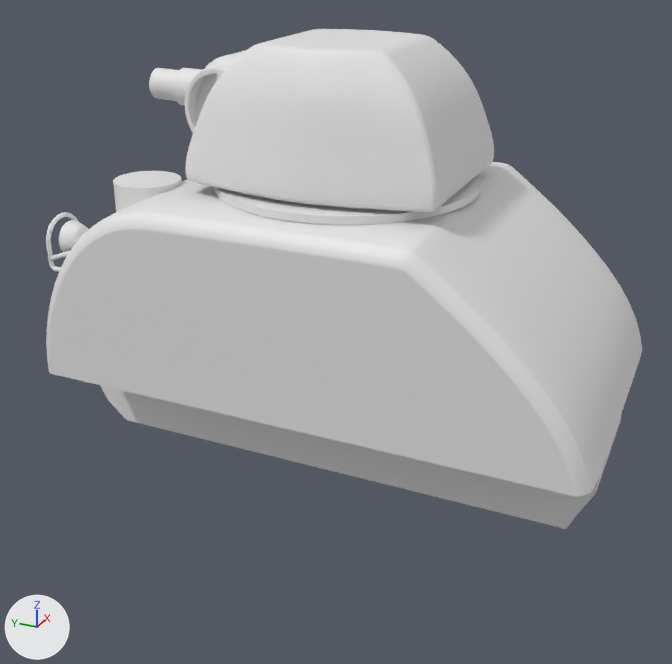
Before and after pictures for a commit that changed the Blender file Tank Toy.blend.
Before and after are seen from a 50 mm camera at (-11.61, -6.03, 5.98) aimed at (-0.9, -1.21, 0.63). Arrows for +X, +Y and +Z are at lower left; the lights stay in place.
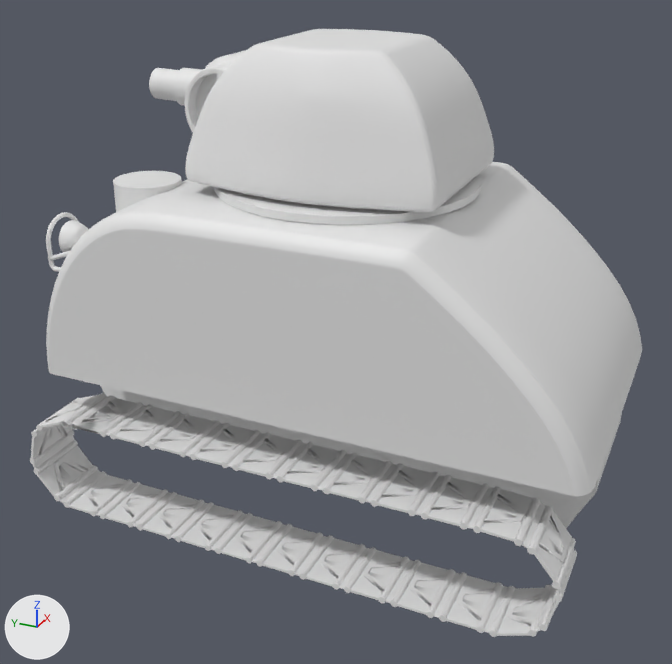
Edits to the bpy script that builds the scene:
```text
Add me_cylinder_006:
    me_cylinder_006.from_pydata(...)  # 658 vertices, 544 faces; spans x -0.475..0.475, y -0.05..0.628, z -0.05..0.05
    me_cylinder_006.polygons.foreach_set('use_smooth', [True] * 544)
Add cu_circle_003:
    cu_circle_003 = bpy.data.curves.new('Circle.003', 'CURVE')
    cu_circle_003.dimensions = '3D'
    _sp = cu_circle_003.splines.new('POLY'); _sp.points.add(31)
    _sp.points.foreach_set('co', [0.0, 5.597, 0.0, 0.0, 0.0, 5.578, -0.195, 0.0, 0.0, 5.521, -0.383, 0.0, 0.0, 5.429, -0.556, 0.0, 0.0, 5.304, -0.707, 0.0, 0.0, 5.153, -0.831, 0.0, 0.0, 4.98, -0.924, 0.0, 0.0, 4.792, -0.981, 0.0, 0.0, -4.597, -1.0, 0.0, 0.0, -4.792, -0.981, 0.0, 0.0, -4.98, -0.924, 0.0, 0.0, -5.153, -0.831, 0.0, 0.0, -5.304, -0.707, 0.0, 0.0, -5.428, -0.556, 0.0, 0.0, -5.521, -0.383, 0.0, 0.0, -5.578, -0.195, 0.0, 0.0, -5.597, 0.0, 0.0, 0.0, -5.578, 0.195, 0.0, 0.0, -5.521, 0.383, 0.0, 0.0, -5.428, 0.556, 0.0, 0.0, -5.304, 0.707, 0.0, 0.0, -5.153, 0.831, 0.0, 0.0, -4.98, 0.924, 0.0, 0.0, -4.792, 0.981, 0.0, 0.0, -4.597, 1.0, 0.0, 0.0, 4.792, 0.981, 0.0, 0.0, 4.98, 0.924, 0.0, 0.0, 5.153, 0.831, 0.0, 0.0, 5.304, 0.707, 0.0, 0.0, 5.429, 0.556, 0.0, 0.0, 5.521, 0.383, 0.0, 0.0, 5.578, 0.195, 0.0])
    _sp.order_v = 0
    _sp.resolution_v = 0
    _sp.use_cyclic_u = True
    _sp.use_endpoint_u = True
    _sp.use_smooth = False
    cu_circle_003.fill_mode = 'FULL'
Add ob_cylinder_006:
    ob_cylinder_006 = bpy.data.objects.new('Cylinder.006', me_cylinder_006)
    ob_cylinder_006.location = (-4.08, -1.08, -0.01)
    ob_cylinder_006.scale = (0.772, 0.772, 0.772)
    _m = ob_cylinder_006.modifiers.new('Array', 'ARRAY')
    _m.count = 27
    _m.fit_length = 17.1
    _m.curve = ob_circle_003
    _m.use_constant_offset = True
    _m.constant_offset_displace = (0.0, 0.0, 0.0)
    _m.relative_offset_displace = (0.0, 1.0, 0.0)
    _m.use_object_offset = True
    _m = ob_cylinder_006.modifiers.new('Bevel', 'BEVEL')
    _m.harden_normals = True
    _m = ob_cylinder_006.modifiers.new('Curve', 'CURVE')
    _m.object = ob_circle_003
    _m.deform_axis = 'NEG_Y'
Add ob_circle_003:
    ob_circle_003 = bpy.data.objects.new('Circle.003', cu_circle_003)
    ob_circle_003.location = (-4.077, -1.956, 0.0287)
    ob_circle_003.scale = (0.553, 0.553, 0.553)
```

Boxes (x1, y1, x2, y2) around the edits, measured in the pictures (672 x 664 px):
'Cylinder.006', added: after (30, 393, 577, 637)
'Cube.002', unchanged, covered by the edit: (100, 385, 622, 529) in both
